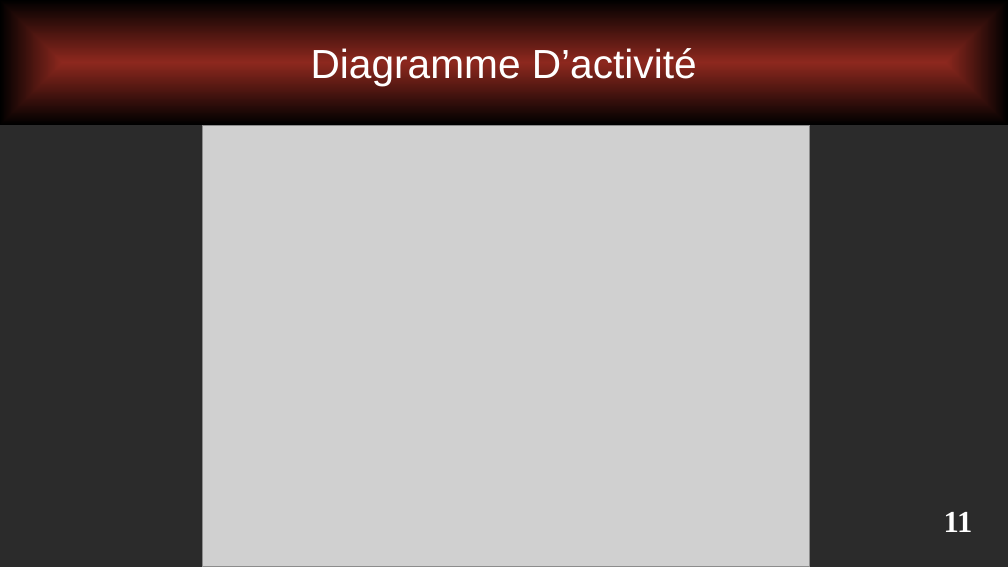
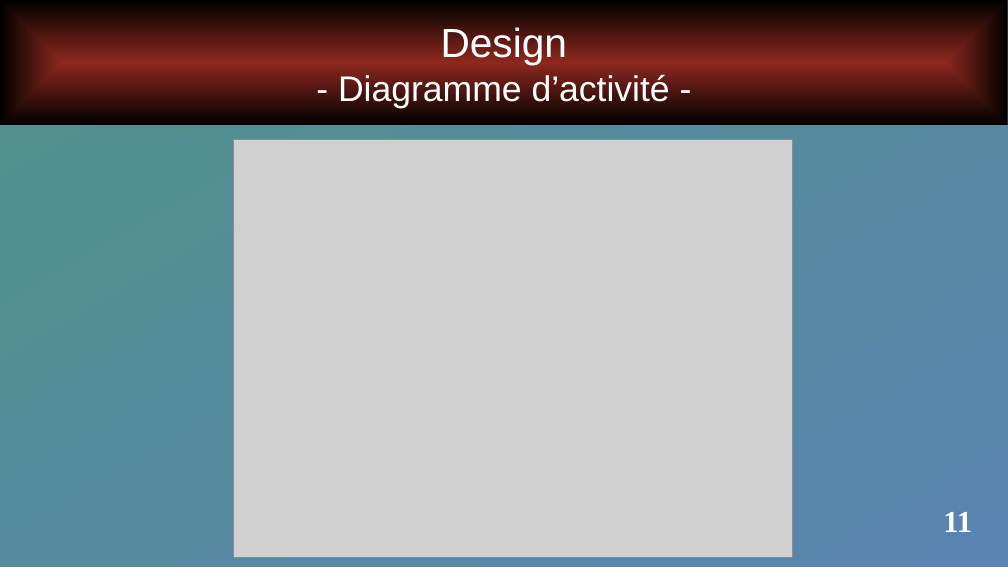
Before and after one commit to Arb4n/ADRAR-Repo-P3-2307, a slide deck: slide 11 of 230726OralProjetUMLMaquette/MeinProjekt_CDC.pptx. Drawn at 1008x567 pixels with LibreOffice and Linux fonts; fonts in the diff are those of the drawing; grey boxes stand for pictures; background and template pictures are left out; a plain dark background stands for a picture behind light text. Boxes give left, top, right and bottom in pixels: in the first picture for what was removed or moved away, otherwise in the second. Text is boxed around its words. In the diff, an @@ line names an element or a change of style, - is before the commit and + after.

```diff
--- a/230726OralProjetUMLMaquette/MeinProjekt_CDC.pptx
+++ b/230726OralProjetUMLMaquette/MeinProjekt_CDC.pptx
@@ background picture (left out) to gradient #50938A to #5983B0 @@
@@ text in rectangle at [338, 25, 670, 108]: text changed; size 32 to 28 pt @@
-Diagramme D’activité
+Design
+- Diagramme d’activité -
@@ picture: place and size @@
-picture at [202, 125, 810, 567]
+picture at [234, 140, 793, 558]
```
Also in this commit, not shown: 9 other slides changed, 4 slides added, 3 slides removed, 1 other file.
